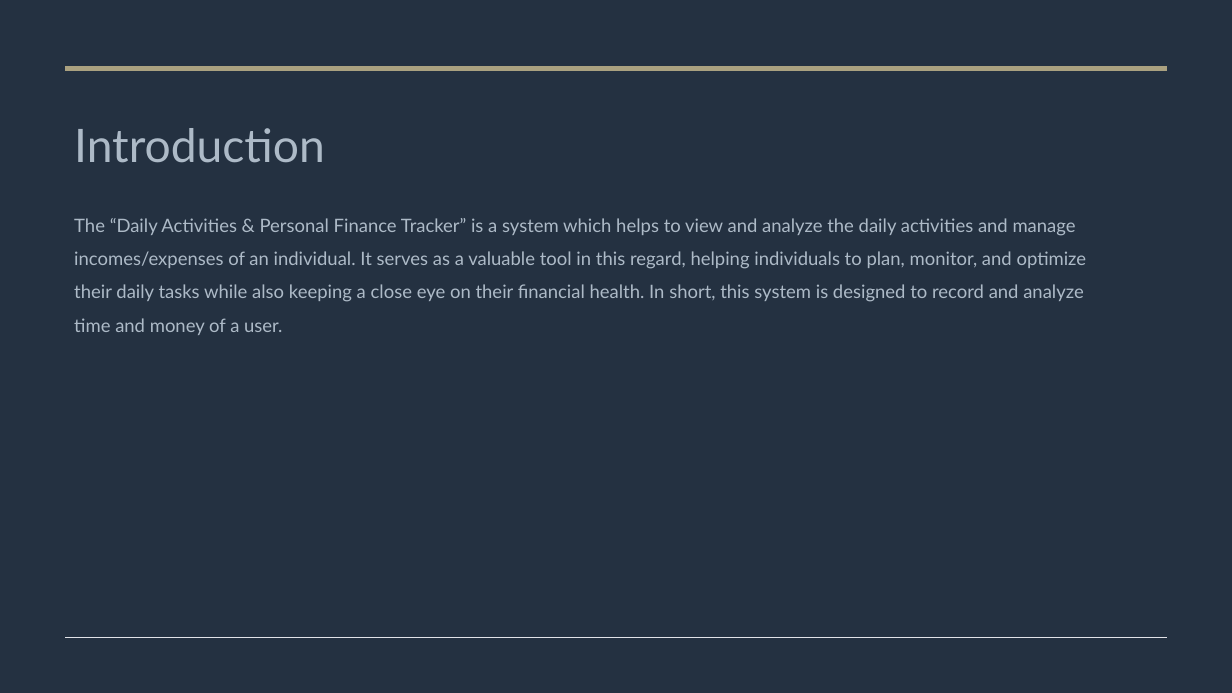
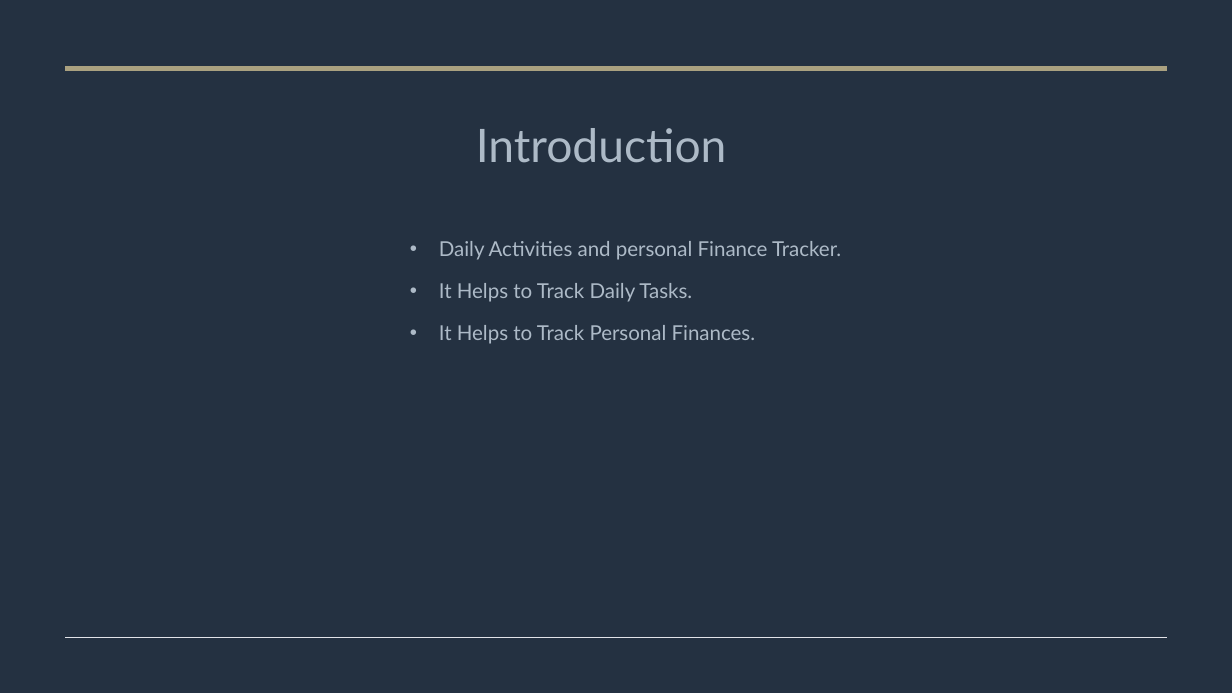
Before and after one commit to Janice1828/daily_activities-personal_finance_tracker, a slide deck: slide 2 of Daily Activities & Personal Finance Tracker.pptx. Drawn at 1232x693 pixels with LibreOffice and Linux fonts; fonts in the diff are those of the drawing. Boxes give left, top, right and bottom in pixels: in the first picture for what was removed or moved away, otherwise in the second. Text is boxed around its words. In the diff, an @@ line names an element or a change of style, - is before the commit and + after.

Commit message:
summary of finance

```diff
--- a/Daily Activities & Personal Finance Tracker.pptx
+++ b/Daily Activities & Personal Finance Tracker.pptx
@@ title "Introduction" at bbox=[476, 128, 727, 163]: alignment left to centre @@
@@ text at bbox=[439, 241, 841, 344]: text changed; size 14.4 to 16 pt @@
-The “Daily Activities & Personal Finance Tracker” is a system which helps to view and analyze the daily activities and manage incomes/expenses of an individual. It serves as a valuable tool in this regard, helping individuals to plan, monitor, and optimize their daily tasks while also keeping a close eye on their financial health. In short, this system is designed to record and analyze time and money of a user.
+• Daily Activities and personal Finance Tracker.
+• It Helps to Track Daily Tasks.
+• It Helps to Track Personal Finances.
```
Also in this commit, not shown: 9 other slides changed, 3 slides added, 14 other files.
